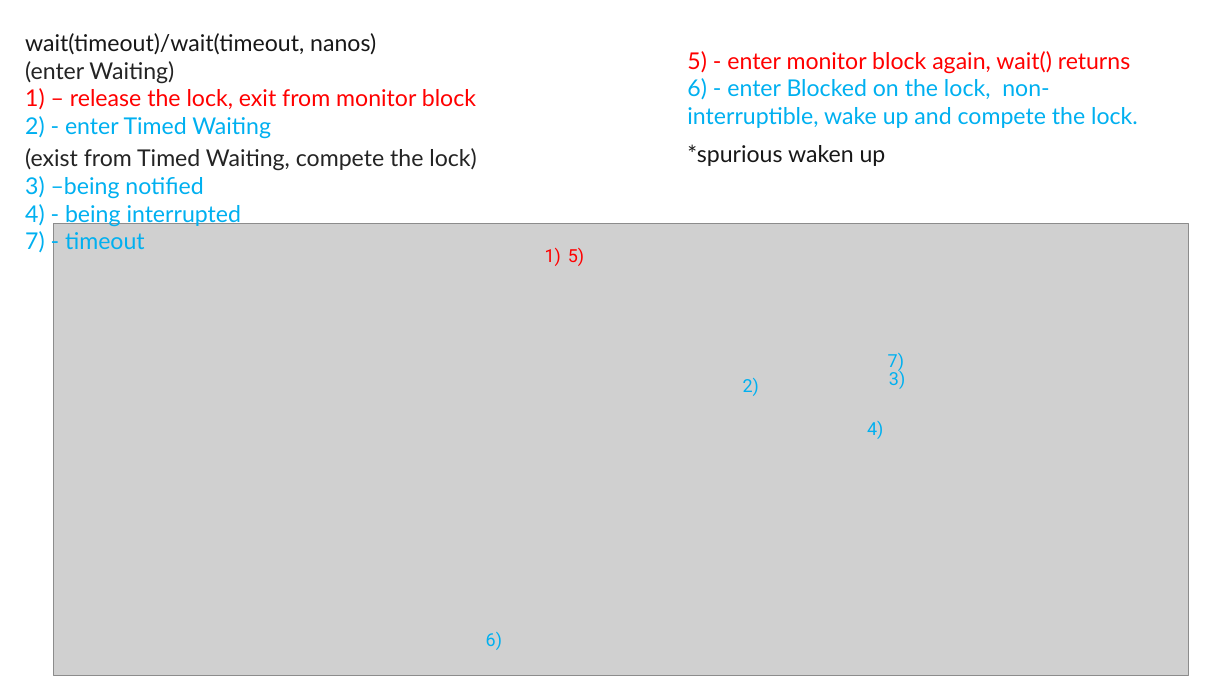
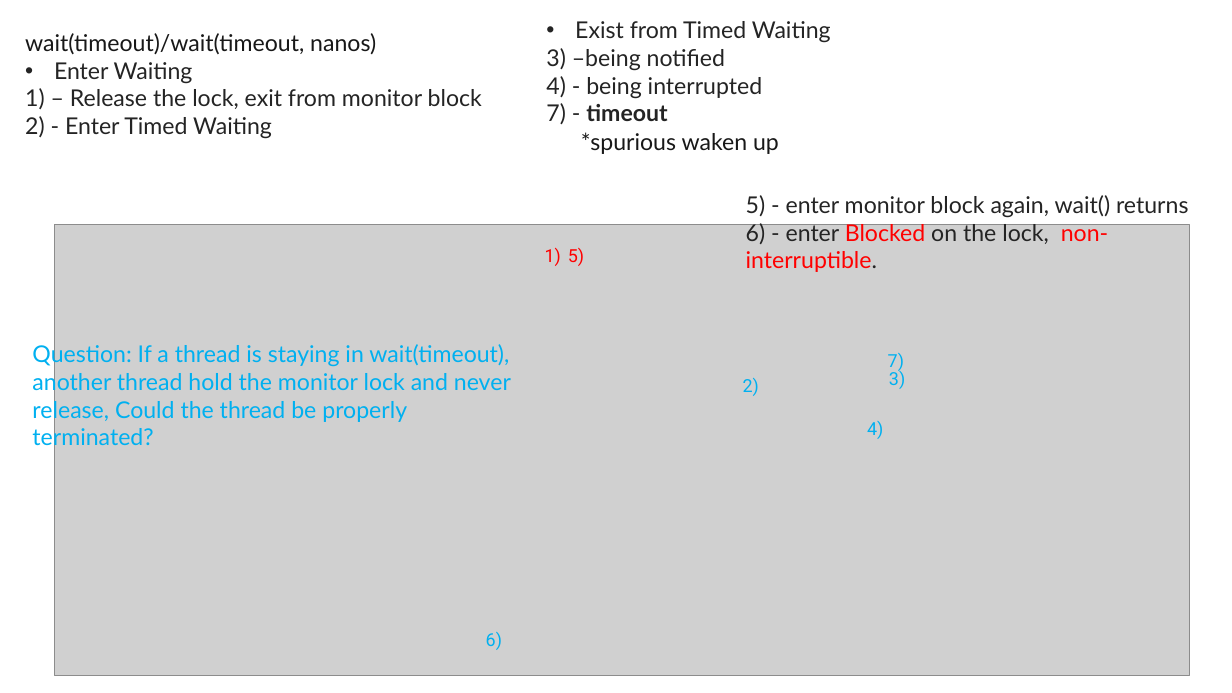
Before and after one commit to exiaoqu/ProducerConsumerProblemInJava, a slide deck: slide 12 of Producer and Consumer in Java.pptx (slide 13 before the commit). Drawn at 1232x693 pixels with LibreOffice and Linux fonts; fonts in the diff are those of the drawing; grey boxes stand for pictures; background and template pictures are left out. Boxes give left, top, right and bottom in pixels: in the first picture for what was removed or moved away, otherwise in the second. Text is boxed around its words. In the diff, an @@ line names an element or a change of style, - is before the commit and + after.

```diff
--- a/Producer and Consumer in Java.pptx
+++ b/Producer and Consumer in Java.pptx
@@ text "Exist from Timed Waiting": place and size @@
-text "Exist from Timed Waiting" at [25, 148, 476, 253]
+text "Exist from Timed Waiting" at [546, 21, 831, 124]
@@ text at [575, 21, 831, 43]: text changed @@
-(exist from Timed Waiting, compete the lock)
+• Exist from Timed Waiting
@@ text at [546, 48, 763, 124]: text colour #00B0F0 to #242424 in "3) –being notified", "4) - being interrupted", "7) - timeout"; bold on in "timeout" @@
@@ text at [25, 62, 482, 139]: text changed; text colour #FF0000 to #242424 @@
-(enter Waiting)
-1) – release the lock, exit from monitor block
-2) - enter Timed Waiting
+• Enter Waiting
+1) – Release the lock, exit from monitor block
+2) - Enter Timed Waiting
@@ text "*spurious waken up": place and size @@
-text "*spurious waken up" at [687, 144, 886, 166]
+text "*spurious waken up" at [581, 132, 779, 154]
@@ text "5) - enter monitor block ...": place and size @@
-text "5) - enter monitor block ..." at [687, 51, 1138, 128]
+text "5) - enter monitor block ..." at [746, 195, 1188, 272]
@@ text at [746, 195, 1188, 218]: text colour #FF0000 to #242424 in "5) - enter monitor block again, wait() ..." @@
@@ text at [746, 220, 1108, 272]: text changed; text colour #00B0F0 to #FF0000 @@
-6) - enter Blocked on the lock, non- interruptible, wake up and compete the lock.
+6) - enter Blocked on the lock, non- interruptible.
@@ text added at [32, 342, 511, 451], 18 pt, text #00B0F0 @@
+Question: If a thread is staying in wait(timeout), another thread hold the monitor lock and never release, Could the thread be properly terminated?
```
Also in this commit, not shown: 15 other slides changed, 4 slides added, 5 slides removed.
